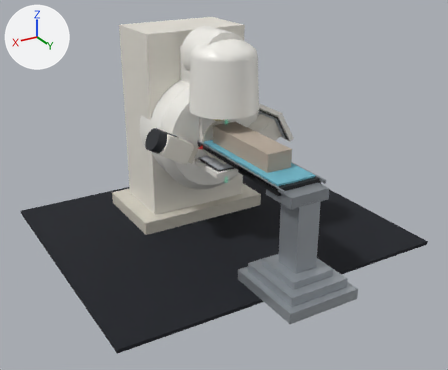
The glTF model assets/truebeam/truebeam.glb, before and after one commit.
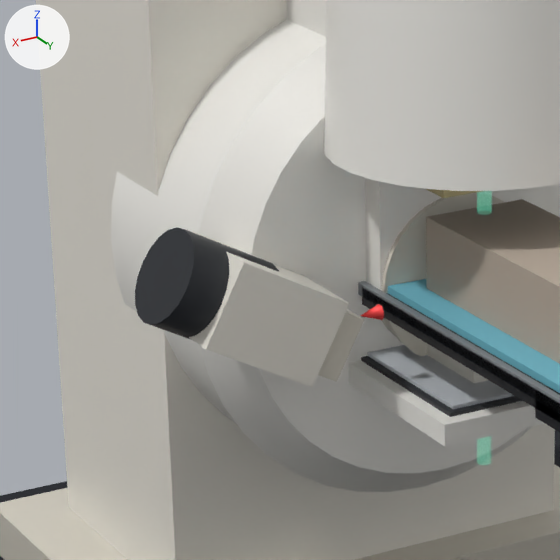
Each version appears first whole from a 50 mm camera at (3.53, 5.83, 2.39) aimed at (0.1, 0.12, -0.46), and next in a close-up on the part from 25% to 54% of the width and 20% to 55% of the height. Lighting does not change. The marker at upper left points along +X, +Y and +Z. The last two pictures show the newer version. Where no turn or scale is listed for an object, it has been applied to the vertices.

The older version as bpy lines, for what is in view:
```python
me_mesh_60 = bpy.data.meshes.new('Mesh_60')
me_mesh_60.from_pydata(...)  # a box spanning x -0.26..0.26, y -0.26..0.26, z -0.025..0.025
me_mesh_60.materials.append(mat_material_10)  # dark grey #303338
me_mesh_79 = bpy.data.meshes.new('Mesh_79')
me_mesh_79.from_pydata(...)  # 15 vertices, 24 faces; spans x -0.022..0.022, y -0.022..0.022, z -0.03..0.03
me_mesh_79.materials.append(mat_material_21)  # red #ff4d4d
me_mesh_81 = bpy.data.meshes.new('Mesh_81')
me_mesh_81.from_pydata(...)  # 15 vertices, 24 faces; spans x -0.022..0.022, y -0.022..0.022, z -0.03..0.03
me_mesh_81.materials.append(mat_material_23)  # blue #4d9dff
ob_mesh_79 = bpy.data.objects.new('Mesh_79', me_mesh_79)
ob_mesh_79.parent = ob_edu_axes
ob_mesh_79.location = (0.35, 0.0, 0.0)
ob_mesh_79.rotation_euler = (0.0, 1.571, 0.0)  # degrees (0, 90, 0)
ob_mesh_81 = bpy.data.objects.new('Mesh_81', me_mesh_81)
ob_mesh_81.parent = ob_edu_axes
ob_mesh_81.location = (0.0, -0.35, 0.0)
ob_mesh_81.rotation_euler = (1.571, 0.0, 0.0)  # degrees (90, 0, 0)
ob_mv_panel_recess = bpy.data.objects.new('MV_Panel_Recess', me_mesh_60)
ob_mv_panel_recess.location = (0.0, 0.0, -0.235)
# also in view: 'Patient_Phantom' at (0.0, 0.5, 0.12); 'Gantry_HubBoss' at (0.0, -0.2, 0.0); 'Beam_CentralRay' at (0.0, 0.0, 0.25); 'Couch_Pad' at (0.0, 0.5, 0.01); 'Floor' at (0.0, -0.3, -1.22)
```
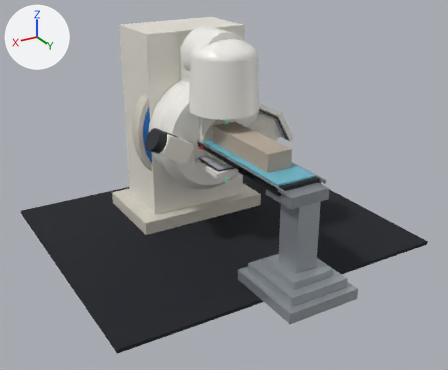
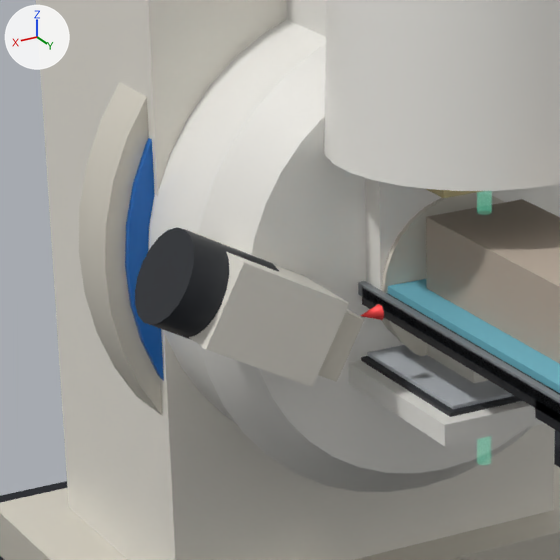
What differs and where, as boxes [x1, y1, x2, y2] in the close-ups (560 x 560 px):
'Stand_Bearing_Collar', added: after [79, 82, 162, 415]
'Stand_Bearing_Ring', added (blue): after [125, 138, 164, 381]
'Mesh_81', moved (not visible before): after [361, 304, 384, 320]
'Mesh_79', moved, turned (not visible afterwards): before [361, 304, 384, 320]

The edits, one by one:
Mesh me_mesh_4_1 is new.
It has 84 vertices, 160 faces and spans x -0.74..0.74, y -0.02..0.02, z -0.74..0.74.
It uses material mat_material_2 (blue #1b6fc4).
Mesh me_mesh_3_1 is new.
It has 84 vertices, 160 faces and spans x -0.8..0.8, y -0.09..0.09, z -0.8..0.8.
It uses material mat_material_1 (light grey #d8d3c6).
Object 'Mesh_79' (ob_mesh_79) moves from (0.35, 0.0, 0.0) to (0.0, -0.35, 0.0).
Object 'Mesh_79' (ob_mesh_79) turns from (0, 90, 0) to (90, 0, 0) degrees about x, y and z.
Object 'Mesh_81' (ob_mesh_81) moves from (0.0, -0.35, 0.0) to (0.35, 0.0, 0.0).
Object 'Stand_Bearing_Ring' (ob_stand_bearing_ring) is new; it shows me_mesh_4_1.
Its location is (0.0, -0.69, 0.0).
Object 'Stand_Bearing_Collar' (ob_stand_bearing_collar) is new; it shows me_mesh_3_1.
Its location is (0.0, -0.78, 0.0).
